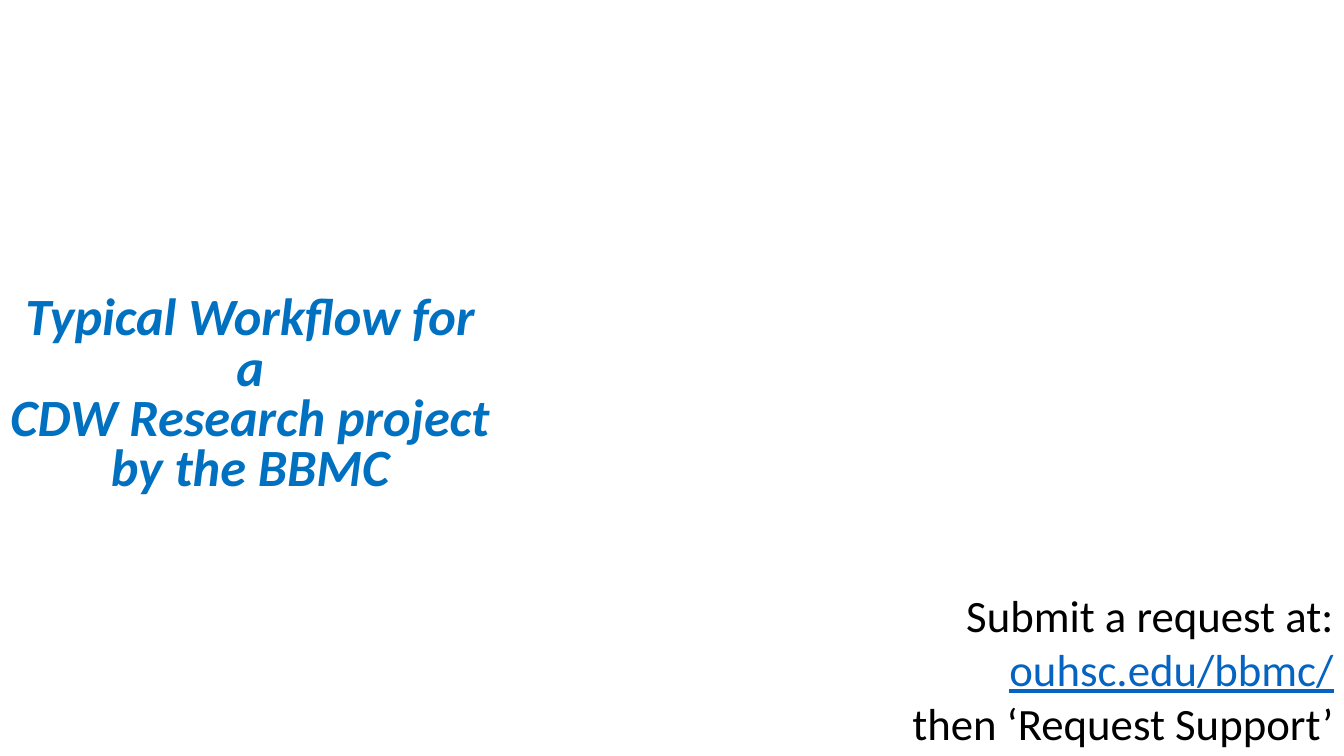
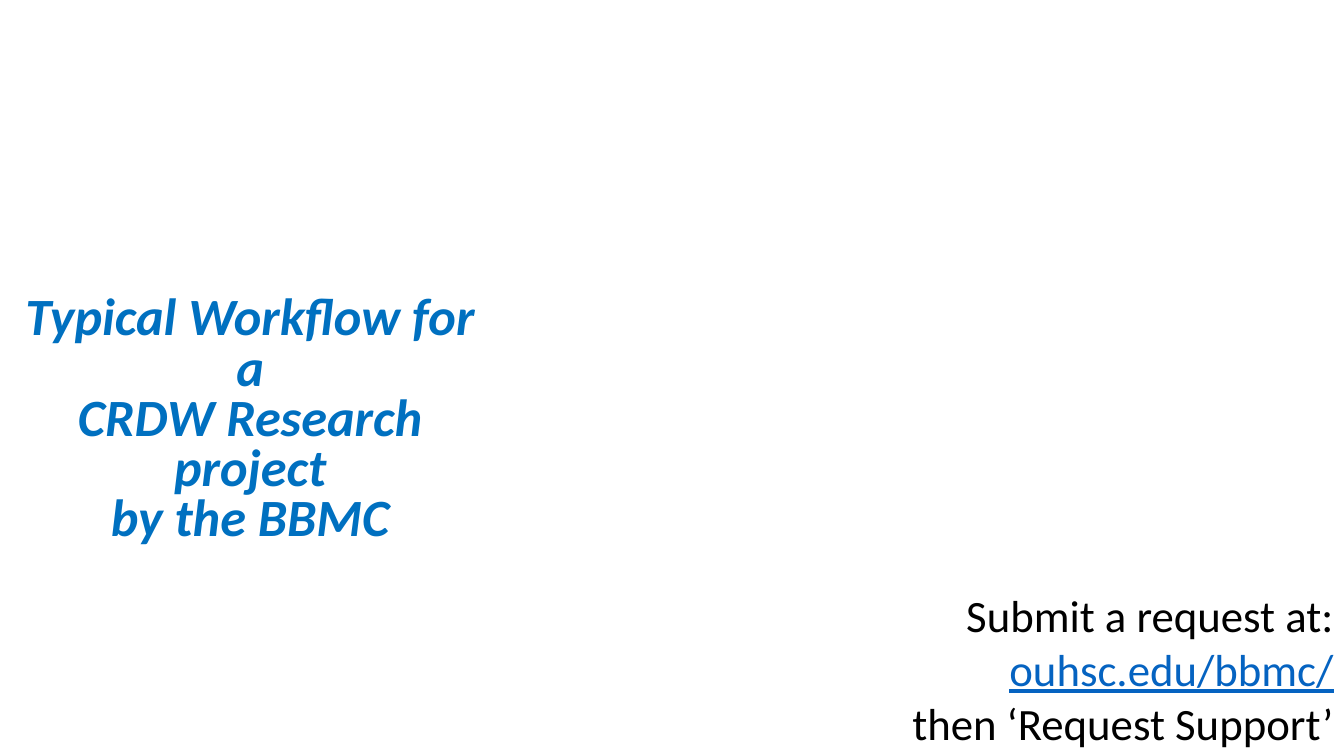
Before and after one commit to OuhscBbmc/prairie-outpost-public, a slide deck: slide 4 of publications/presentation-2020-12-ou-health/crdw-2020-12.pptx. Drawn at 1344x756 pixels with LibreOffice and Linux fonts; fonts in the diff are those of the drawing; background and template pictures are left out. Boxes give left, top, right and bottom in pixels: in the first picture for what was removed or moved away, otherwise in the second. Text is boxed around its words. In the diff, an @@ line names an element or a change of style, - is before the commit and + after.

```diff
--- a/publications/presentation-2020-12-ou-health/crdw-2020-12.pptx
+++ b/publications/presentation-2020-12-ou-health/crdw-2020-12.pptx
@@ text at (x1=78, y1=399, x2=422, y2=495): text changed @@
-CDW Research project
+CRDW Research project
```
Also in this commit, not shown: 10 other slides changed, 3 other files.
